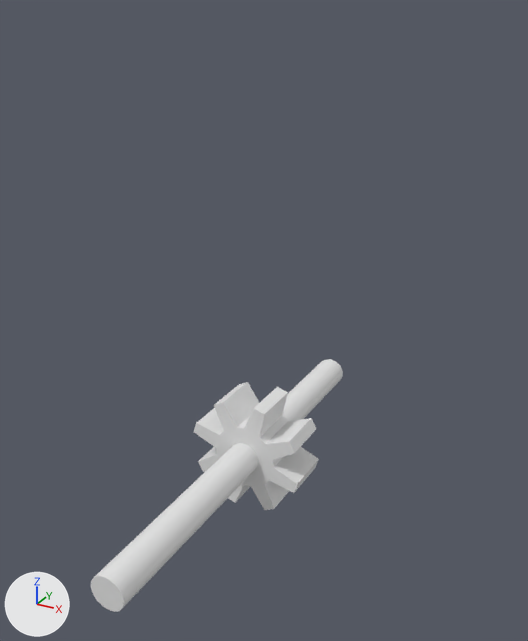
The glTF model examples/clock/build/fourth-wheel.glb, before and after one commit.
Rendered twice from a camera (50 mm lens) standing at (0.0193, -0.0441, 0.0678) and looking at (0.0012, -0.0111, 0.0513). Lighting does not change. The marker at lower left points along +X, +Y and +Z. The picture after the commit comes second. Where no turn or scale is listed for an object, it has been applied to the vertices. Vertices at exactly the same position are counted once.
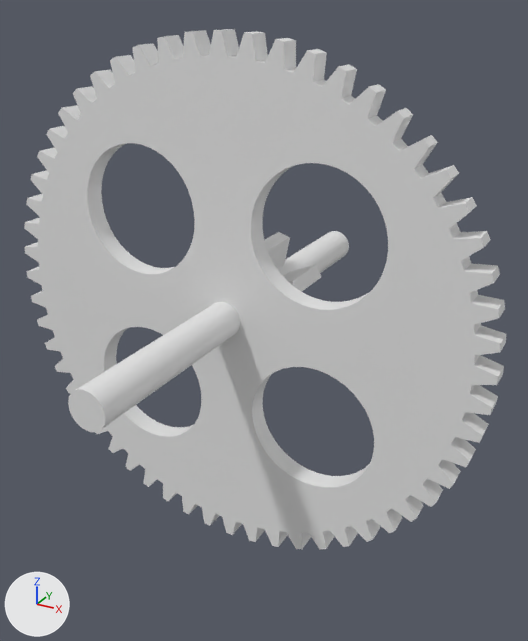
Pixel boxes [x1, y1, x2, y2] of what changed, in the pictures (528 x 641 px):
'Mesh_0', reshaped, moved (91% wider, 105% taller): before [91, 359, 343, 612]; after [24, 29, 506, 549]
part 1 of me_mesh_0, added: after [24, 29, 506, 549]

The edits, one by one:
me_mesh_0 is used by ob_mesh_0; location (0.0, 0.0, 0.072).
me_mesh_0 had 168 vertices, 332 faces and spanned x -0.0037..0.0037, y -0.0244..0.0015, z -0.0337..-0.0263.
me_mesh_0 now has 1012 vertices, 2036 faces and spans x -0.0145..0.0145, y -0.0244..0.0015, z -0.0445..-0.0155.
me_mesh_0 part 1: 844 vertices added at x -0.0145..0.0145, y -0.0134..-0.0122, z -0.0445..-0.0155.
Object 'Mesh_0' (ob_mesh_0) moves from (0.0, 0.0, 0.072) to (0.0, 0.0, 0.082).
